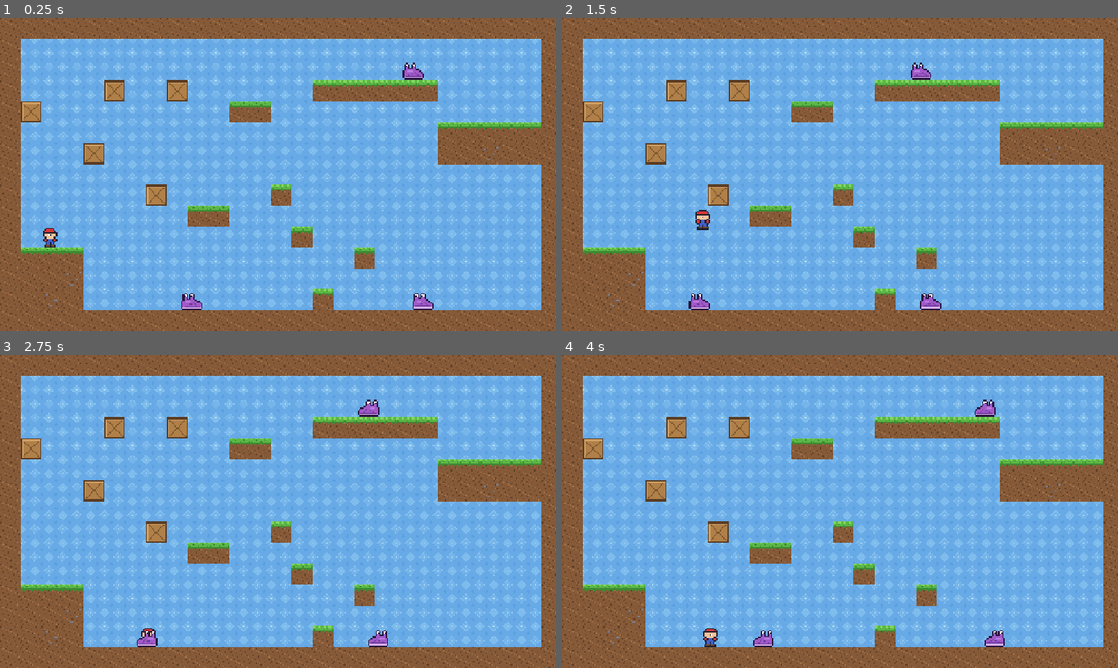
Above: before the commit, frames 1-4 (two rows, left to right).
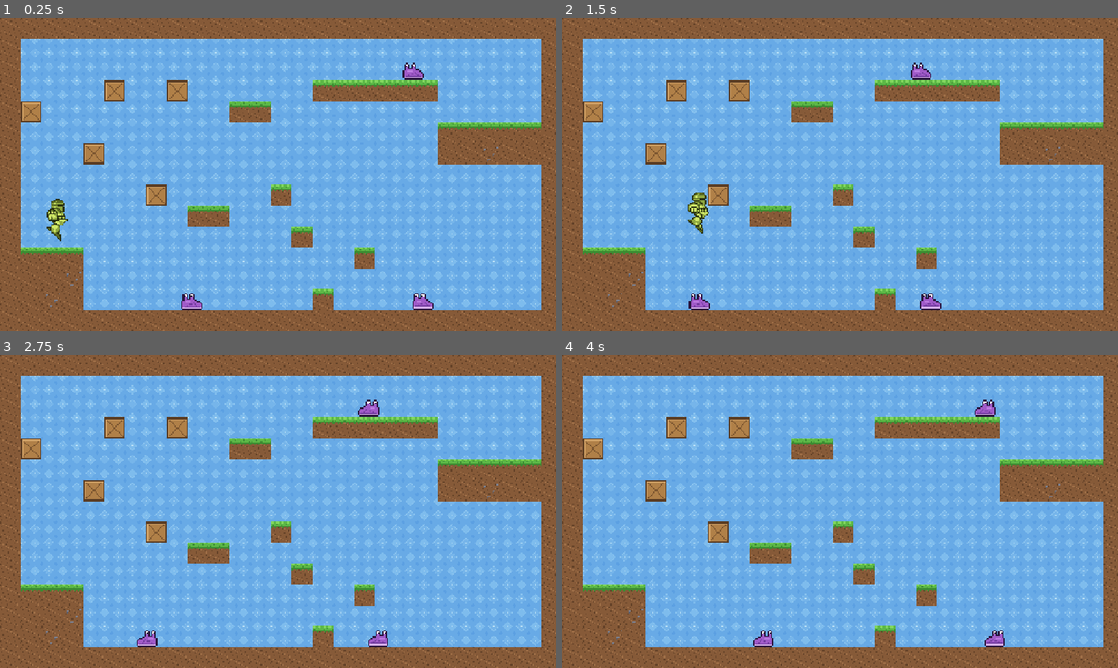
Above: after the commit, the same moments.

Repository: zliebowitz/ld60
Game: Godot game, scene res://scenes/main.tscn
The game is run twice, just before and just after one commit, with the same random seed, the same clock (stepped at 60 frames per second) and the same inputs.
Inputs:
- Up to frame 1 (0.25 s): no input
- Up to frame 2 (1.5 s): hold Right (right) from 0.53 s (still down); tap Space (jump) at 0.77 s
- Up to frame 3 (2.75 s): tap Space (jump) at 1.52 s; release Right (right) at 2.03 s; hold Left (left) from 2.03 s (still down)
- Up to frame 4 (4 s): release Left (left) at 2.78 s; hold Right (right) from 2.78 s (still down); tap Space (jump) at 3.02, 3.77 s

The runs differ from the first frame. In frame 1, 0.4% of the frame differs, in the area x 7-13%, y 57-74%; in frame 2, 0.4%; in frame 3, less than 0.1%; in frame 4, 0.1%.

Commit message:
adding more.

Diff:
--- a/speed-jumper/scenes/levels/level_1.tscn
+++ b/speed-jumper/scenes/levels/level_1.tscn
@@ -52,7 +52,7 @@
 tile_set = SubResource("TileSet_1gcmh")
 
 [node name="Player" parent="." unique_id=811557842 instance=ExtResource("2_6iamk")]
-position = Vector2(114, 501)
+position = Vector2(131, 419)
 
 [node name="Enemies" type="Node2D" parent="." unique_id=810611094]
 
--- a/speed-jumper/scenes/player.tscn
+++ b/speed-jumper/scenes/player.tscn
@@ -2,22 +2,34 @@
 
 [ext_resource type="Script" uid="uid://c74hv8q8skh2w" path="res://scripts/player.gd" id="1_dqkch"]
 [ext_resource type="Texture2D" uid="uid://ddbv8f4mdcqwc" path="res://assets/images/Player/Idle.png" id="2_qlg0r"]
-[ext_resource type="Texture2D" uid="uid://iyp1p0gregis" path="res://assets/images/Player/Jump.png" id="3_tuyoq"]
+[ext_resource type="Texture2D" uid="uid://d0bhcsfss4p5f" path="res://assets/images/Player/Jump.png" id="3_tuyoq"]
 [ext_resource type="Texture2D" uid="uid://bjhl1rpiuhm7s" path="res://assets/images/Player/Run.png" id="4_fjrip"]
 [ext_resource type="AudioStream" uid="uid://dujn1fhnjcd83" path="res://assets/sounds/jump.wav" id="5_qlg0r"]
 [ext_resource type="AudioStream" uid="uid://dw2gcu624tm66" path="res://assets/sounds/death.wav" id="6_tuyoq"]
 
 [sub_resource type="AtlasTexture" id="AtlasTexture_tuyoq"]
 atlas = ExtResource("2_qlg0r")
-region = Rect2(0, 0, 16, 16)
+region = Rect2(0, 0, 128, 160)
 
 [sub_resource type="AtlasTexture" id="AtlasTexture_fjrip"]
 atlas = ExtResource("3_tuyoq")
-region = Rect2(0, 0, 16, 16)
+region = Rect2(0, 0, 96, 192)
+
+[sub_resource type="AtlasTexture" id="AtlasTexture_ur7pv"]
+atlas = ExtResource("4_fjrip")
+region = Rect2(128, 0, 128, 160)
+
+[sub_resource type="AtlasTexture" id="AtlasTexture_y4r1p"]
+atlas = ExtResource("4_fjrip")
+region = Rect2(256, 0, 128, 160)
+
+[sub_resource type="AtlasTexture" id="AtlasTexture_d2wvv"]
+atlas = ExtResource("4_fjrip")
+region = Rect2(384, 0, 128, 160)
 
 [sub_resource type="AtlasTexture" id="AtlasTexture_smehm"]
 atlas = ExtResource("4_fjrip")
-region = Rect2(0, 0, 16, 16)
+region = Rect2(0, 0, 128, 160)
 
 [sub_resource type="SpriteFrames" id="SpriteFrames_1gcmh"]
 animations = [{
@@ -44,6 +56,15 @@
 }, {
 "frames": [{
 "duration": 1.0,
+"texture": SubResource("AtlasTexture_ur7pv")
+}, {
+"duration": 1.0,
+"texture": SubResource("AtlasTexture_y4r1p")
+}, {
+"duration": 1.0,
+"texture": SubResource("AtlasTexture_d2wvv")
+}, {
+"duration": 1.0,
 "texture": SubResource("AtlasTexture_smehm")
 }],
 "loop": 1,
@@ -52,20 +73,21 @@
 }]
 
 [sub_resource type="RectangleShape2D" id="RectangleShape2D_1gcmh"]
-size = Vector2(11, 15)
+size = Vector2(102, 158)
 
 [node name="Player" type="CharacterBody2D" unique_id=811557842]
-scale = Vector2(3, 3)
+scale = Vector2(0.5, 0.5)
 script = ExtResource("1_dqkch")
 
 [node name="AnimatedSprite2D" type="AnimatedSprite2D" parent="." unique_id=1862069678]
 texture_filter = 1
 sprite_frames = SubResource("SpriteFrames_1gcmh")
-animation = &"death"
+animation = &"run"
 autoplay = "idle"
+frame_progress = 0.4240592
 
 [node name="CollisionShape2D" type="CollisionShape2D" parent="." unique_id=1533990918]
-position = Vector2(0.5, 0.50000024)
+position = Vector2(-8, -1)
 shape = SubResource("RectangleShape2D_1gcmh")
 
 [node name="JumpSound" type="AudioStreamPlayer2D" parent="." unique_id=1010738496]
Binary file changed: speed-jumper/assets/images/Player/Idle.png
Binary file changed: speed-jumper/assets/images/Player/Jump.png
Not shown, changed: speed-jumper/assets/images/Player/Jump.png.import
Binary file changed: speed-jumper/assets/images/Player/Run.png
